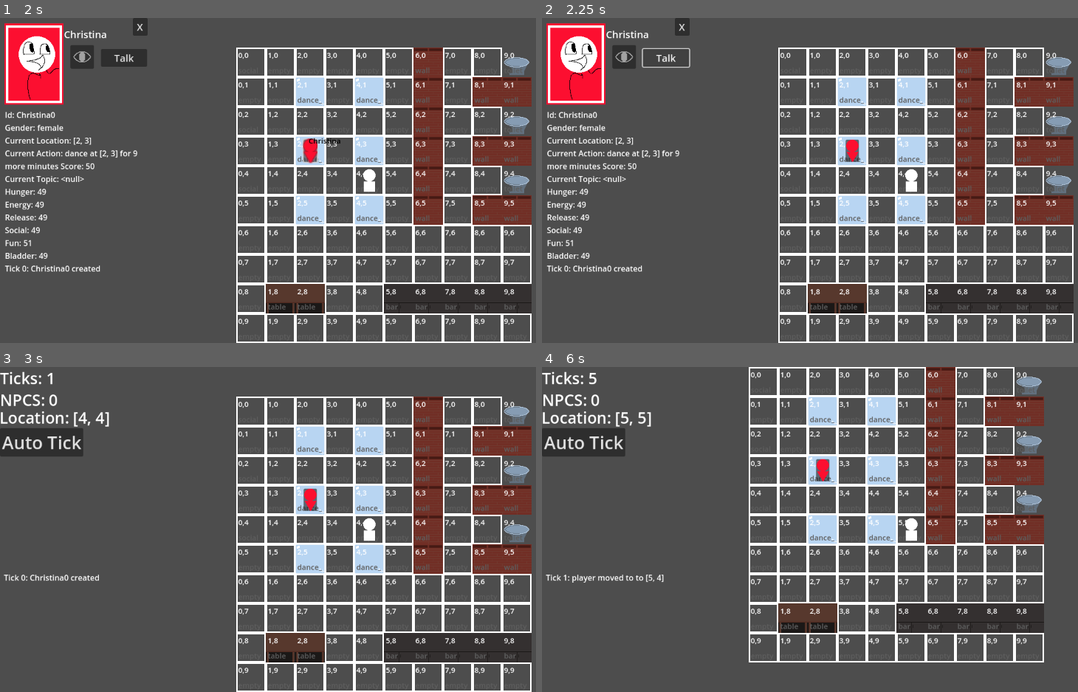
Above: before the commit, frames 1-4 (two rows, left to right).
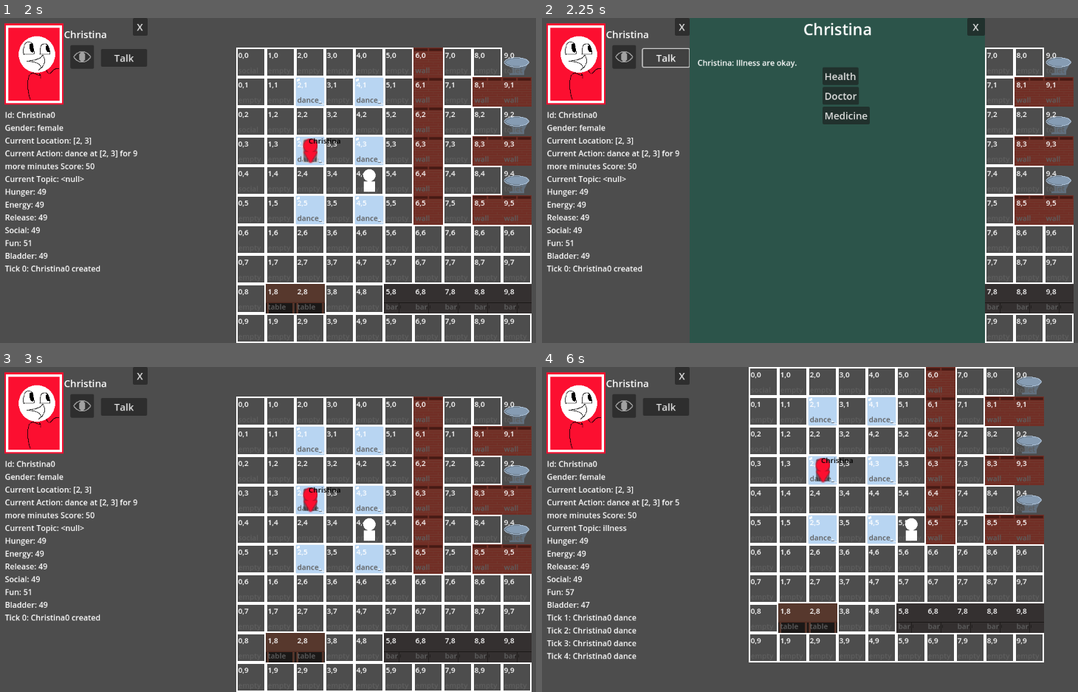
Above: after the commit, the same moments.

Repository: churrupy/elf-game
Game: Godot game, scene res://main.tscn
The game is run twice, just before and just after one commit, with the same random seed, the same clock (stepped at 60 frames per second) and the same inputs.
Inputs (mouse positions are in pixels of both pictures, inside the frame that each line leads up to):
- Up to frame 1 (2 s): click "Auto Tick" at 0.5 s; click (310, 151) at 1.25 s
- Up to frame 2 (2.25 s): click "Talk" at 2 s
- Up to frame 3 (3 s): click "X" at 2.75 s
- Up to frame 4 (6 s): click (622, 406) at 3.52 s; click (643, 435) at 4.27 s; tap Enter at 5 s; move the mouse to (852, 500) at 5.02 s; hold D (move_right) 5.03-5.78 s; tap T (auto_tick) at 5.1 s; tap Space at 5.75 s; move the mouse to (718, 545) at 5.77 s; hold S (move_down) from 5.78 s (still down); tap Shift (suppress_tick) at 5.85 s

Frame 1 is identical in both runs. In frame 2, 55% of the frame differs, in the area x 27-83%, y 0-100%; in frame 3, 6.0%; in frame 4, 6.5%.

Commit message:
More menu flattening
- flaaaaaat

Diff:
--- a/main.tscn
+++ b/main.tscn
@@ -1,10 +1,11 @@
-[gd_scene load_steps=7 format=3 uid="uid://p30gae8jaqvk"]
+[gd_scene load_steps=8 format=3 uid="uid://p30gae8jaqvk"]
 
 [ext_resource type="Script" uid="uid://bvte16k71lpps" path="res://scripts/main.gd" id="1_7mycd"]
 [ext_resource type="PackedScene" uid="uid://k1uuc7whn4yg" path="res://player.tscn" id="2_0xm2m"]
 [ext_resource type="PackedScene" uid="uid://c8ald5ikbggg7" path="res://default_menu.tscn" id="3_lquwl"]
 [ext_resource type="PackedScene" uid="uid://buetf41yyhdos" path="res://npc_menu.tscn" id="4_7mycd"]
 [ext_resource type="PackedScene" uid="uid://b3nfuqwhtvmbc" path="res://displayed_npc.tscn" id="5_lquwl"]
+[ext_resource type="PackedScene" uid="uid://jusdqdsrm4go" path="res://talk_menu.tscn" id="6_272bh"]
 [ext_resource type="PackedScene" uid="uid://drm6eb25ugdmi" path="res://map.tscn" id="7_272bh"]
 
 [node name="Main" type="Node"]
@@ -18,6 +19,10 @@
 [node name="NpcMenu" parent="." instance=ExtResource("4_7mycd")]
 visible = false
 
+[node name="TalkMenu" parent="." instance=ExtResource("6_272bh")]
+offset_left = 300.0
+offset_right = 900.0
+
 [node name="Player" parent="." instance=ExtResource("2_0xm2m")]
 
 [connection signal="move_without_tick_signal" from="Player" to="." method="_on_move_without_tick"]
--- a/scripts/main.gd
+++ b/scripts/main.gd
@@ -20,10 +20,13 @@
 	SignalBus.npc_click.connect(open_npc_menu)
 	SignalBus.close_npc_menu.connect(close_npc_menu)
 
+	SignalBus.talk_to_npc.connect(open_talk_menu)
+	SignalBus.close_talk_menu.connect(close_talk_menu)
 
 	for i in Constants.NUM_NPCS:
 		create_npc()
 	$NpcMenu.hide()
+	$TalkMenu.hide()
 	_on_tick()
 
 
@@ -328,6 +331,15 @@
 	$DefaultMenu.show()
 
 
+func open_talk_menu(npc):
+	open_npc_menu(npc)
+	$TalkMenu.initialize(npc)
+	$TalkMenu.show()
+
+func close_talk_menu():
+	$TalkMenu.hide()
+
+
 
 #endregion
 
